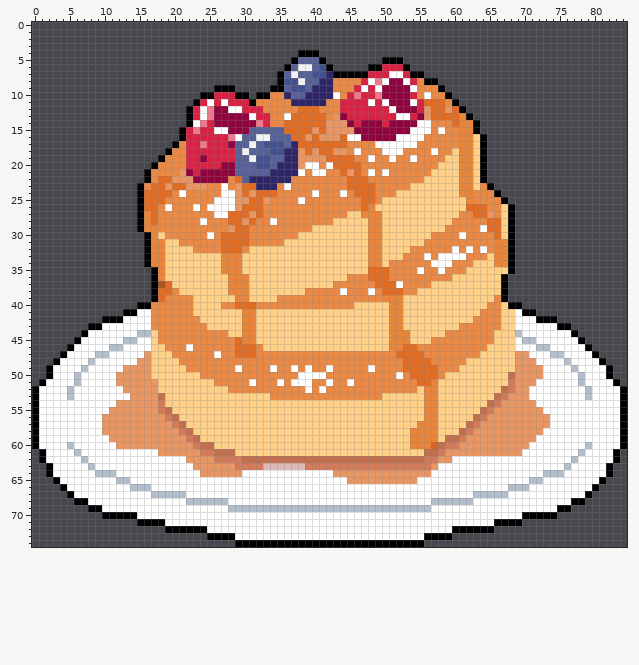
Pixel-art file -- Assets/Resources/Prop/PANCAKE.aseprite. Above, as it was before the edit.
85x75 pixels, 1 frame. Colours within 5 levels of each other are drawn and written as one.
Once edited:
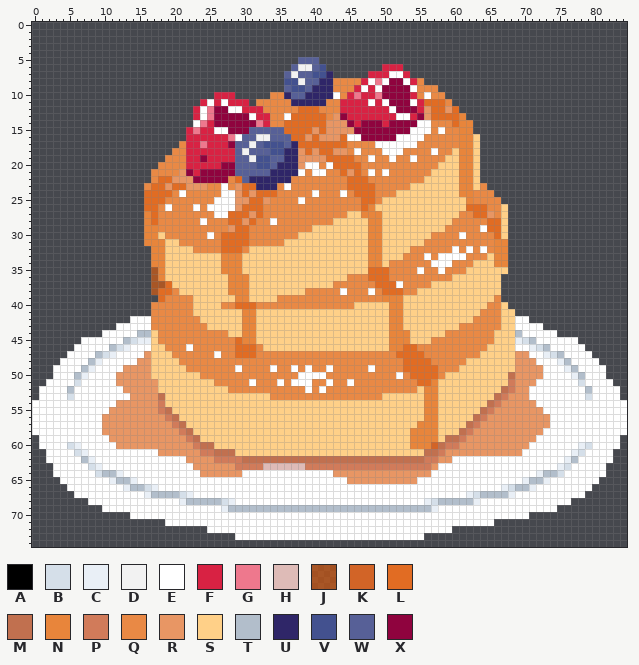
Palette (. is transparent): A #000000  B #d5dfe9  C #e9eff6  D #f2f2f2  E #ffffff  F #d82243  G #ee788d  H #debbb7  J #dc5d11a6  K #d26427  L #e16c23  M #c1704f  N #e8853b  P #d17b5a  Q #e98945  R #e89664  S #ffd088  T #b2becb  U #2f2668  V #43518f  W #576097  X #8f033e
What changed:
layer "pancake/plate" now shown
layer "pancake/Layer 1" now shown
layer "pancake/syrup" now shown
layer "Flattened" now hidden
y 4: x 38..40 AAA -> ...
y 5: x 37 A -> .; x 41 A -> .; x 50..52 AAA -> ...
y 6: x 36 A -> .; x 42 A -> .; x 48..49 AA -> ..; x 53 A -> .
y 7: x 35 A -> .; x 43..47 AAAAA -> .....; x 54..55 AA -> ..
y 8: x 35 A -> .; x 56..57 AA -> ..
y 9: x 26..28 AAA -> ...; x 34..35 AA -> ..; x 58 A -> .
y 10: x 24..25 AA -> ..; x 29..30 AA -> ..; x 32..33 AA -> ..; x 59 A -> .
y 11: x 23 A -> .; x 31 A -> .; x 60 A -> .
y 12: x 22 A -> .; x 61 A -> .
y 13: x 22 A -> .; x 62 A -> .
y 14: x 22 A -> .; x 63 A -> .
y 15: x 21 A -> .; x 63 A -> .
y 16: x 21 A -> .; x 64 A -> .
y 17: x 20 A -> .; x 64 A -> .
y 18: x 19 A -> .; x 64 A -> .
y 19: x 18 A -> .; x 64 A -> .
y 20: x 17 A -> .; x 64 A -> .
y 21..22: x 16 A -> .; x 64 A -> .
y 23: x 15 A -> .; x 65 A -> .
y 24: x 15 A -> .; x 66 A -> .
y 25: x 15 A -> .; x 67 A -> .
y 26..29: x 15 A -> .; x 68 A -> .
y 30..31: x 16 A -> N; x 68 A -> .
y 32..34: x 16 A -> .; x 68 A -> .
y 35: x 17 A -> J; x 68 A -> .
y 36..38: x 17 A -> J; x 67 A -> .
y 39: x 17 A -> .; x 67 A -> .
y 40: x 15..16 AA -> ..; x 68..69 AA -> ..
y 41: x 13..16 AAEE -> ....; x 69..71 EAA -> ...
y 42: x 10..13 AAAE -> ....; x 71..74 EAAA -> ....
y 43: x 8..11 AAEE -> ....; x 73..76 EEAA -> ....
y 44: x 7..9 AEE -> ...; x 75..77 EEA -> ...
y 45: x 6 A -> .; x 14..16 TEE -> BCC; x 69..70 ET -> CB; x 78 A -> .
y 46: x 5 A -> .; x 12..13 TE -> BC; x 71..72 ET -> CB; x 79 A -> .
y 47: x 4 A -> .; x 10..11 TE -> BC; x 73..74 ET -> CB; x 80 A -> .
y 48: x 3 A -> .; x 9 E -> C; x 75 E -> C; x 81 A -> .
y 49: x 2 A -> .; x 8 E -> C; x 76 E -> C; x 82 A -> .
y 50: x 2 A -> .; x 7 E -> C; x 77 E -> C; x 82 A -> .
y 51: x 1 A -> .; x 6 T -> B; x 78 T -> B; x 83 A -> .
y 52: x 0 A -> .; x 84 A -> .
y 53: x 0 A -> .; x 5 T -> B; x 79 T -> B; x 84 A -> .
y 54..58: x 0 A -> E; x 84 A -> E
y 59: x 0 A -> .; x 84 A -> .
y 60: x 0 A -> .; x 5..6 TE -> BC; x 78..79 ET -> CB; x 84 A -> .
y 61: x 1 A -> .; x 6..7 TE -> BC; x 77..78 ET -> CB; x 83 A -> .
y 62: x 1 A -> .; x 8 E -> C; x 76 E -> C; x 83 A -> .
y 63: x 2 A -> .; x 8..9 TE -> BC; x 75..76 ET -> CB; x 82 A -> .
y 64: x 2 A -> .; x 9 T -> B; x 12 E -> C; x 72 E -> C; x 75 T -> B; x 82 A -> .
y 65: x 3 A -> .; x 11 E -> C; x 14 E -> C; x 70 E -> C; x 73 E -> C; x 81 A -> .
y 66: x 4 A -> .; x 13 E -> C; x 16..17 TE -> BC; x 67..68 ET -> CB; x 71 E -> C; x 80 A -> .
y 67: x 5 A -> .; x 16 E -> C; x 21..22 TE -> BC; x 62..63 ET -> CB; x 68 E -> C; x 79 A -> .
y 68: x 6..7 AA -> ..; x 21 E -> C; x 27..28 TE -> BC; x 56..57 ET -> CB; x 63 E -> C; x 77..78 AA -> ..
y 69: x 8..9 AA -> ..; x 27 E -> C; x 57 E -> C; x 75..76 AA -> ..
y 70: x 10..14 AAAAA -> ....E; x 70..74 AAAAA -> E....
y 71: x 15..18 AAAA -> ....; x 66..69 AAAA -> ....
y 72: x 19..24 AAAAAA -> ......; x 60..65 AAAAAA -> ......
y 73: x 25..28 AAAA -> ....; x 56..59 AAAA -> ....
y 74: x 29..55 AAAAAAAAAAAAAAAAAAAAAAAAAAA -> ...........................
Boxes around the changes in both pictures, in picture pixels (x1, y1, x2, y2):
changed: (32, 50, 627, 547)
